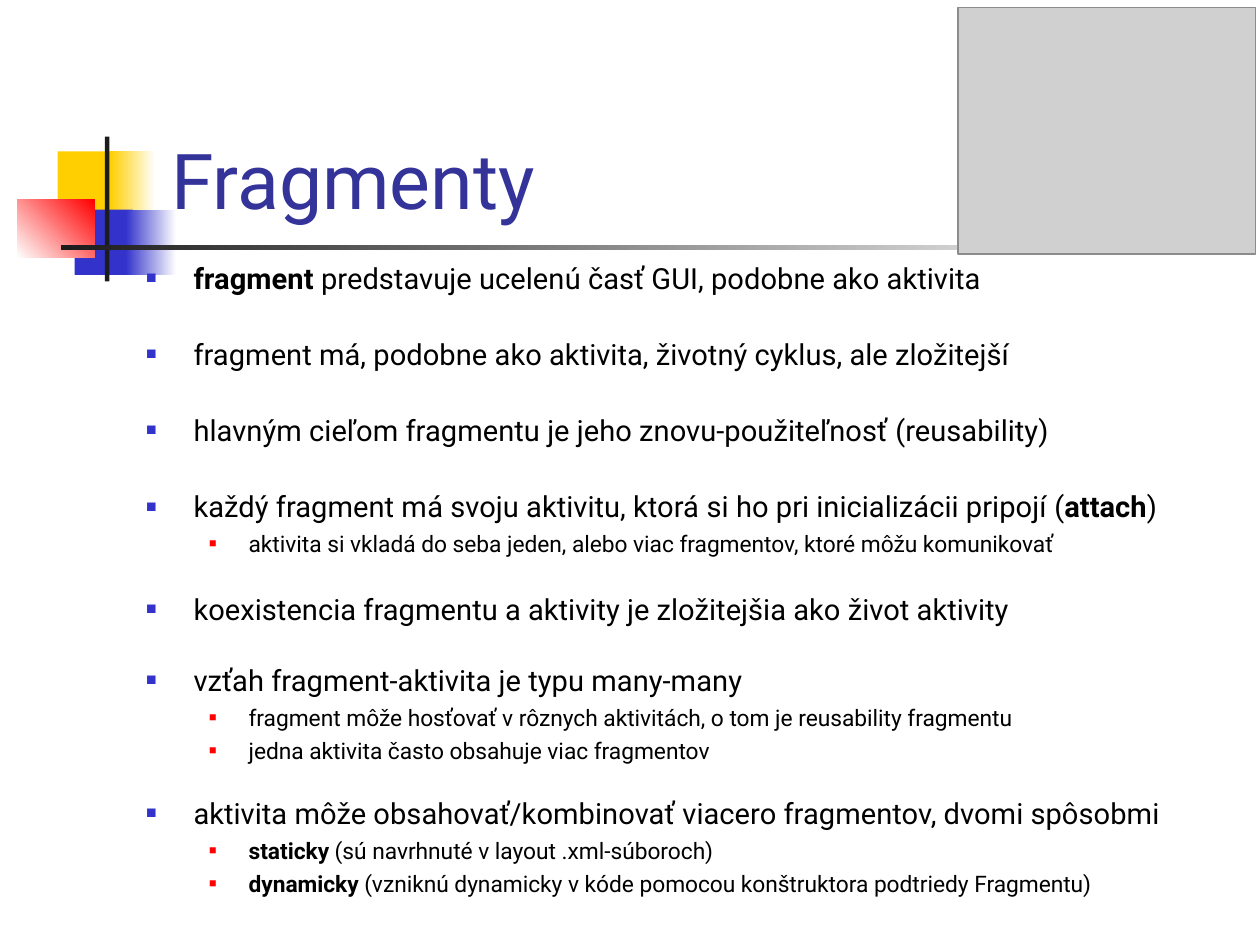
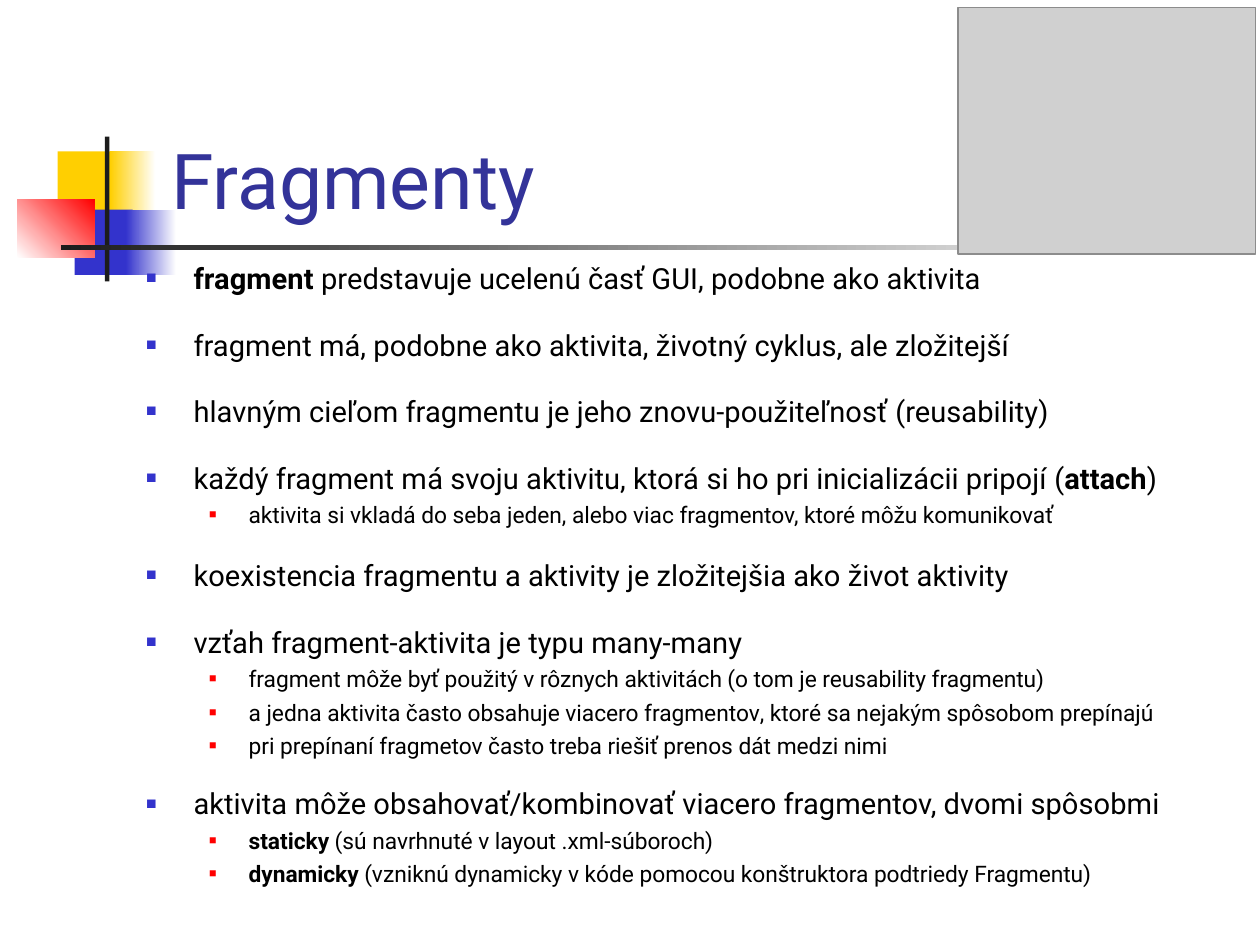
Before and after one commit to vmandro/Prednasky, a slide deck: slide 4 of 06/06_Android.ppt. Drawn at 1260x945 pixels with LibreOffice and Linux fonts; fonts in the diff are those of the drawing; grey boxes stand for pictures. Boxes give left, top, right and bottom in pixels: in the first picture for what was removed or moved away, otherwise in the second. Text is boxed around its words. In the diff, an @@ line names an element or a change of style, - is before the commit and + after.

```diff
--- a/06/06_Android.ppt
+++ b/06/06_Android.ppt
@@ text at <box>249,668,1153,759</box>: text changed @@
-  ■ fragment môže hosťovať v rôznych aktivitách, o tom je reusability fragmentu
-  ■ jedna aktivita často obsahuje viac fragmentov
+  ■ fragment môže byť použitý v rôznych aktivitách (o tom je reusability fragmentu)
+  ■ a jedna aktivita často obsahuje viacero fragmentov, ktoré sa nejakým spôsobom prepínajú
+  ■ pri prepínaní fragmetov často treba riešiť prenos dát medzi nimi
```
Also in this commit, not shown: 43 other slides changed, 2 other files.
